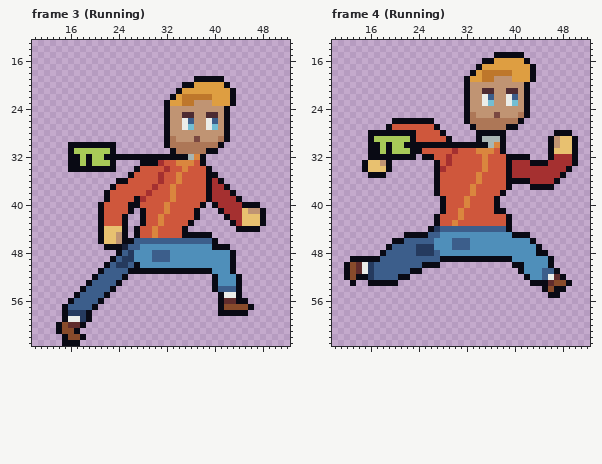
File history of a pixel-art file, assets/tdcgjenger.aseprite. Above: the version before the commit.
64x64 pixels, 17 frames. Shown: frame 3 (Running): x 10..52, y 13..63; frame 4 (Running): x 10..52, y 13..63. The commit also changed other frames, which this record leaves out.
Once edited:
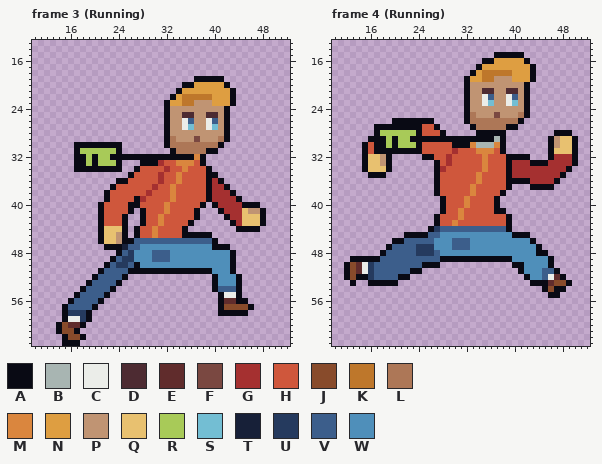
Palette (. is transparent): A #090a14  B #a8b5b2  C #ebede9  D #4d2b32  E #602c2c  F #7a4841  G #a53030  H #cf573c  J #884b2b  K #be772b  L #ad7757  M #da863e  N #de9e41  P #c09473  Q #e8c170  R #a8ca58  S #73bed3  T #172038  U #253a5e  V #3c5e8b  W #4f8fba
The commit says: jetpack and simple idle animation
Change:
Frame 3 (Running), layer "TDC Smykke":
y 30: x 16 A -> .; x 24 . -> A
y 31: x 16..17 AR -> .A; x 23..24 A. -> RA
y 32: x 16 A -> .; x 18..20 RAR -> ARA; x 22 A -> R; x 36 B -> A
y 33: x 16 A -> .; x 18..20 RAR -> ARA; x 23..24 A. -> RA
y 34: x 16 A -> .; x 24 . -> A
Frame 4 (Running), layers "TDC Smykke", "Front arm":
y 27: x 17..18 .. -> AA; x 20..24 HHHHH -> AAAAA
y 28: x 16 A -> .; x 18..24 AAAAAAH -> RRRRRRA
y 29: x 17..18 RR -> AA; x 20 R -> A; x 24..28 HHHHH -> AAAAA; x 30..33 .... -> AAAA; x 35..36 BB -> AA
y 30: x 15..16 .A -> AH; x 18..20 RAR -> ARA; x 22..23 AA -> RR; x 25..29 AAAAA -> HHHHH; x 33..35 AAA -> MBB
y 31: x 15..16 .A -> AH; x 18 R -> A; x 20..22 RRR -> AAA
y 32: x 15..18 .AAA -> AQQP; x 20..23 AAAA -> ....
Boxes around the changes in both pictures, in picture pixels (x1, y1, x2, y2):
changed: (68, 142, 122, 172)
changed: (188, 154, 194, 160)
changed: (362, 124, 494, 160)
